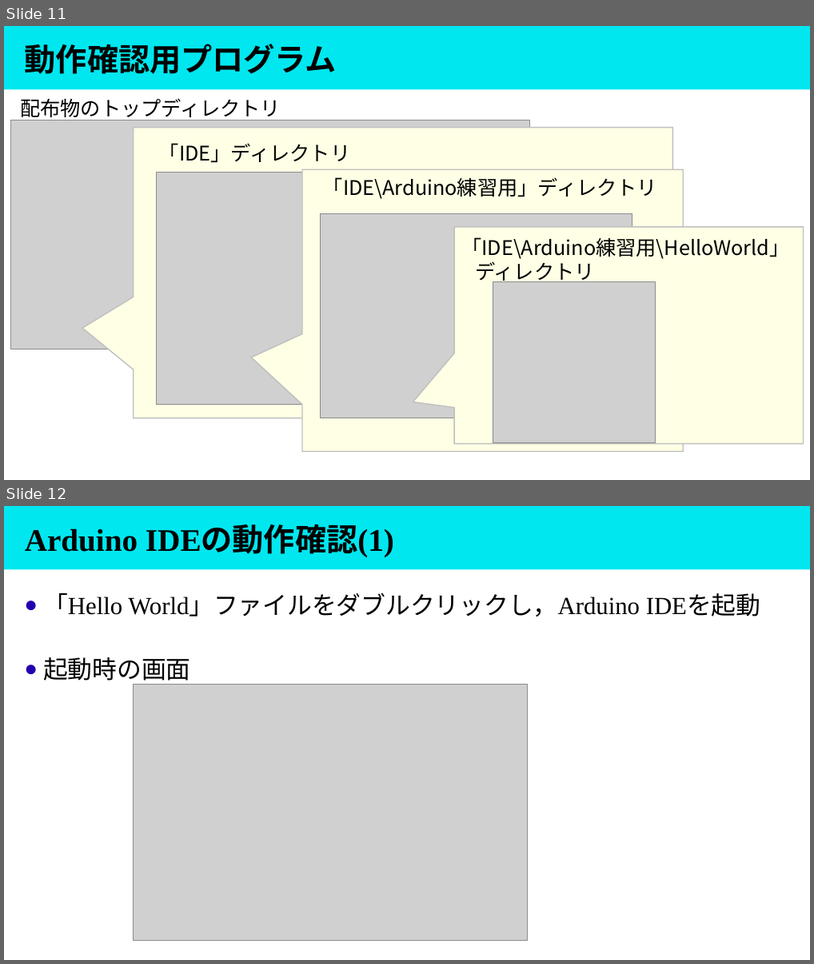
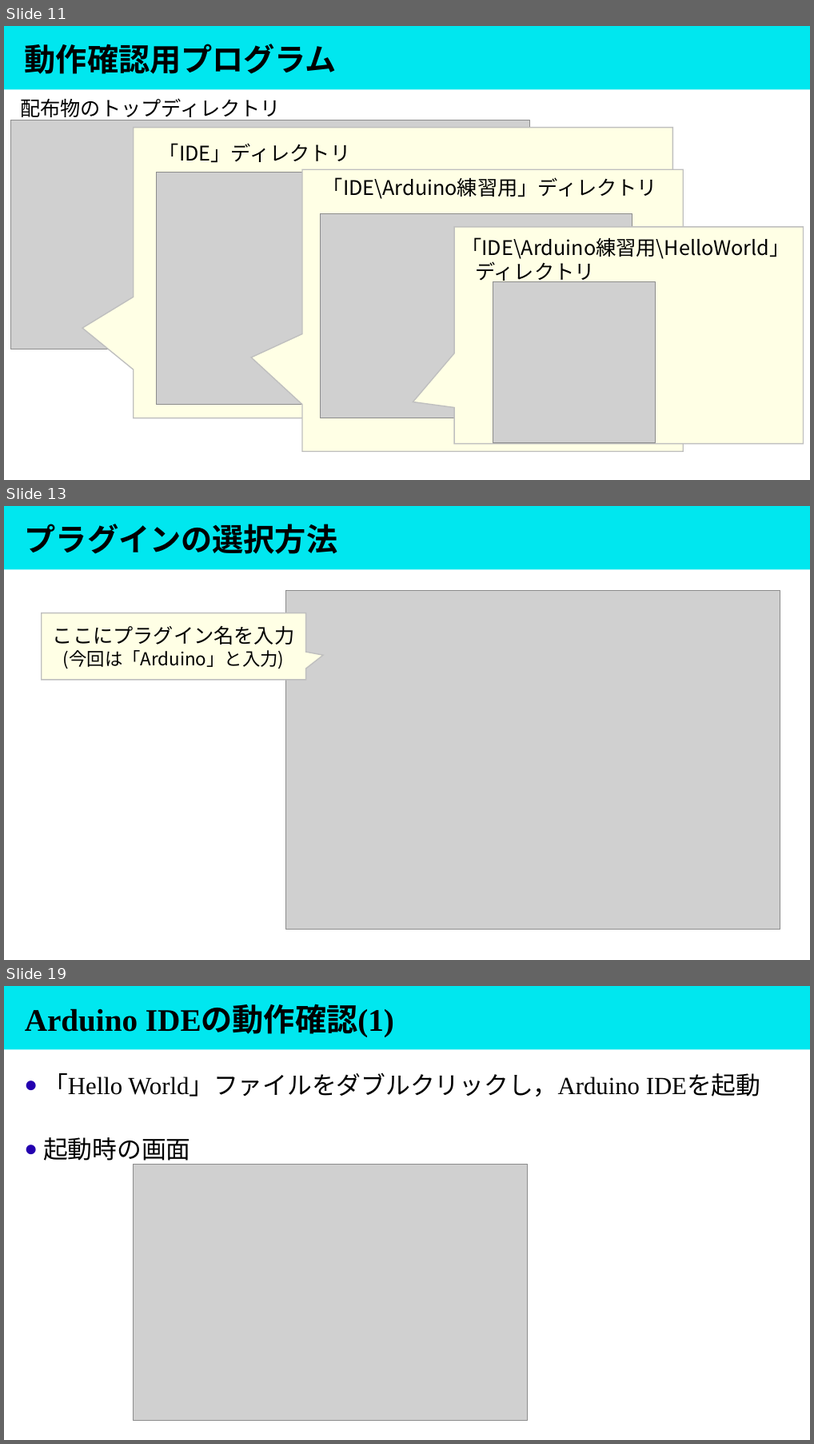
Before and after one commit to masaaki-noro/Gen_arduino_mqtt, a slide deck: Doc/Presentation/講義形式/④環境構築の続きと動作確認.pptx. Shown one above the other, each under a label of ours: slides 11 and 12 before the commit, slides 11, 13 and 19 after it; the slides between them are not shown. The pictures are 814x964 and 814x1444 pixels, drawn with LibreOffice and Linux fonts; fonts in the diff are those of the drawing; grey boxes stand for pictures. Boxes give left, top, right and bottom in pixels: in the first picture for what was removed or moved away, otherwise in the second. Text is boxed around its words. In the diff, an @@ line names an element or a change of style, - is before the commit and + after.

Commit message:
update Arduino IDE plugin.
add description about Arduino IDE.

```diff
--- a/Doc/Presentation/講義形式/④環境構築の続きと動作確認.pptx
+++ b/Doc/Presentation/講義形式/④環境構築の続きと動作確認.pptx
@@ slide 13 added at (x1=4, y1=506, x2=810, y2=960), background #FFFFFF; not listed: 1 template element that a slide beside it also shows @@
@@ title added at (x1=25, y1=524, x2=338, y2=554), 28 pt, text #000000, bold @@
+プラグインの選択方法
@@ picture added at (x1=286, y1=591, x2=781, y2=929) @@
@@ speech box added at (x1=41, y1=613, x2=306, y2=680), fill #FFFFE5, outline #BFBFBF 1 pt, 16 pt, text #000000 @@
+ここにプラグイン名を入力
+(今回は「Arduino」と入力)
@@ what was slide 12 is now slide 19 @@
```
Also in this commit, not shown: 2 slides changed, 6 other slides added.
